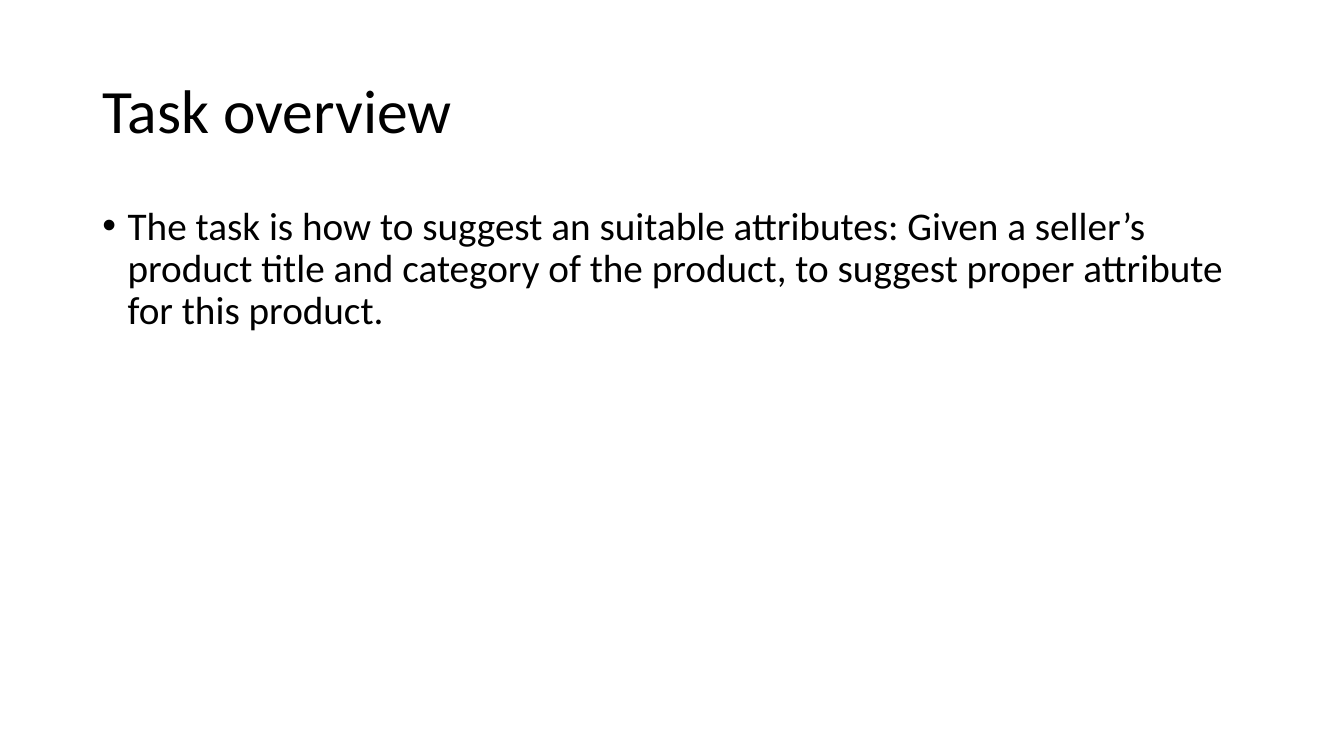
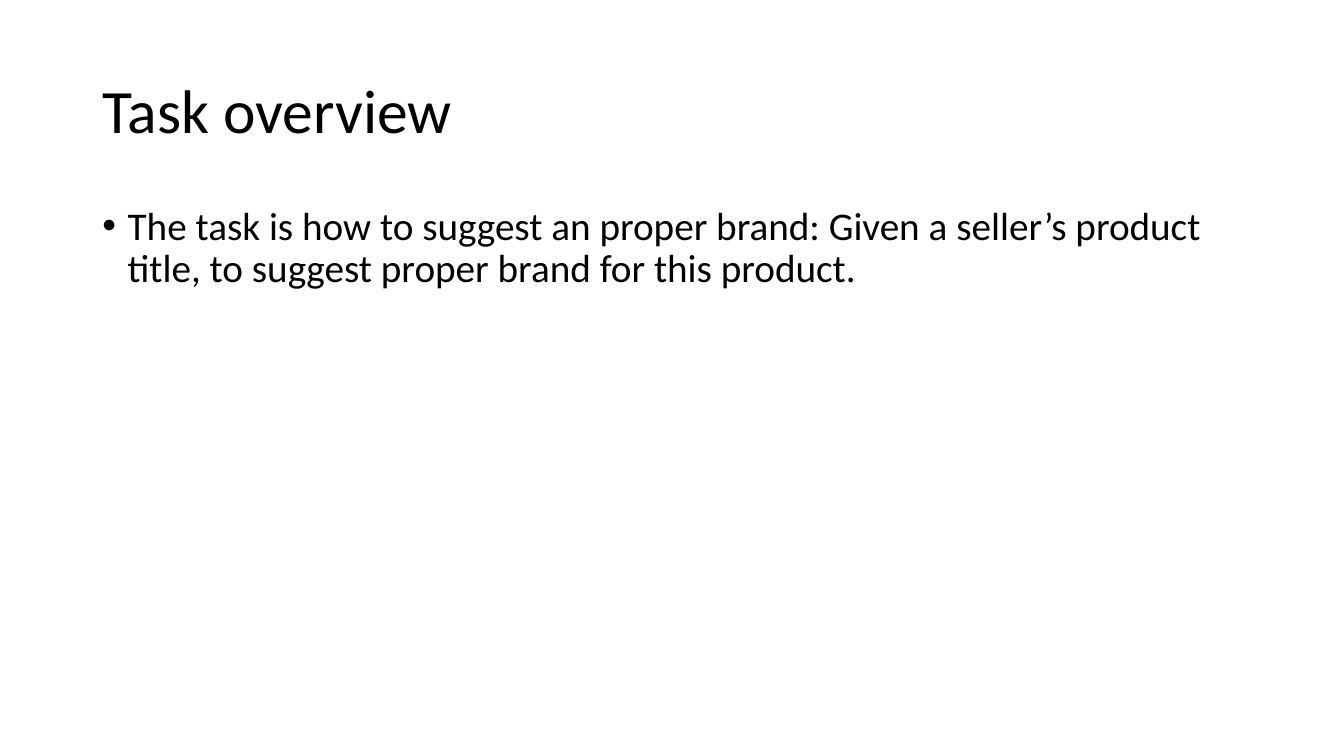
Before and after one commit to liyunrui/pull_data_from_data_warehouse, a slide deck: slide 7 of report/brand_data_from_warehouse.pptx. Drawn at 1344x756 pixels with LibreOffice and Linux fonts; fonts in the diff are those of the drawing. Boxes give left, top, right and bottom in pixels: in the first picture for what was removed or moved away, otherwise in the second. Text is boxed around its words. In the diff, an @@ line names an element or a change of style, - is before the commit and + after.

```diff
--- a/report/brand_data_from_warehouse.pptx
+++ b/report/brand_data_from_warehouse.pptx
@@ text at (x1=128, y1=212, x2=1200, y2=289): text changed @@
-• The task is how to suggest an suitable attributes: Given a seller’s product title and category of the product, to suggest proper attribute for this product.
+• The task is how to suggest an proper brand: Given a seller’s product title, to suggest proper brand for this product.
```
Also in this commit, not shown: 1 slide added, 1 other file.
